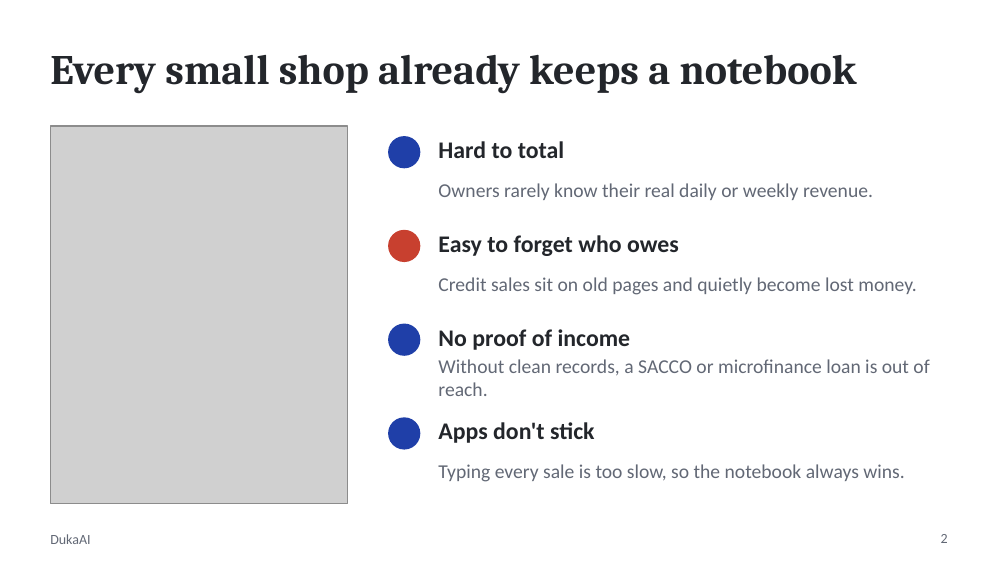
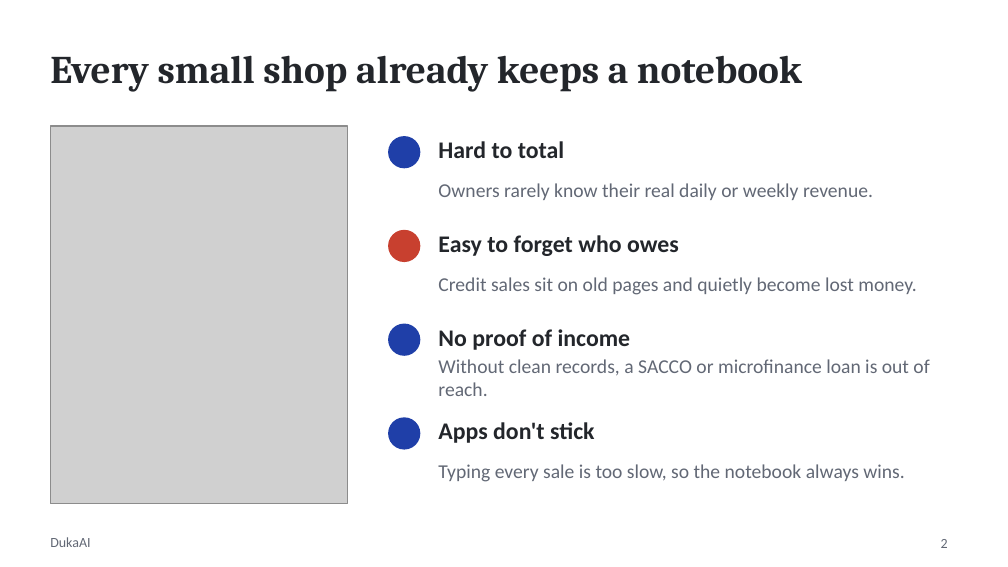
Before and after one commit to Elthiero/daftari, a slide deck: slide 2 of docs/DukaAI_Pitch.pptx. Drawn at 1008x567 pixels with LibreOffice and Linux fonts; fonts in the diff are those of the drawing; grey boxes stand for pictures. Boxes give left, top, right and bottom in pixels: in the first picture for what was removed or moved away, otherwise in the second. Text is boxed around its words. In the diff, an @@ line names an element or a change of style, - is before the commit and + after.

```diff
--- a/docs/DukaAI_Pitch.pptx
+++ b/docs/DukaAI_Pitch.pptx
@@ title "Every small shop already keeps ..." at (50, 55, 802, 92): size 30 to 28 pt @@
@@ page number: place and size @@
-page number at (941, 534, 948, 543)
+page number at (941, 539, 948, 548)
```
Also in this commit, not shown: 6 other slides changed, 5 slides added, 1 other file.
